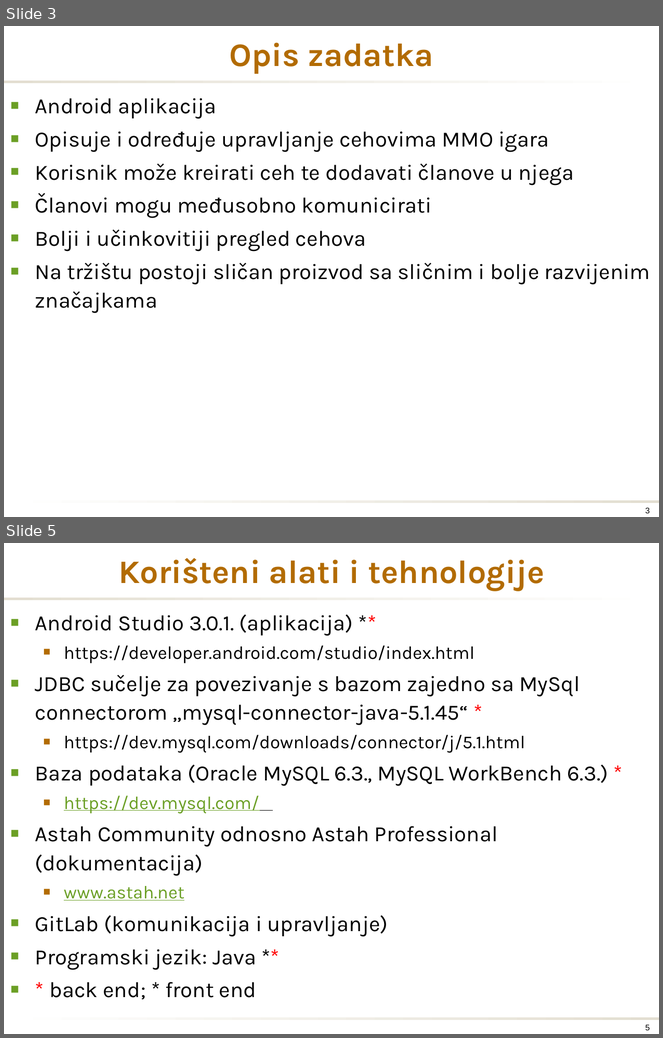
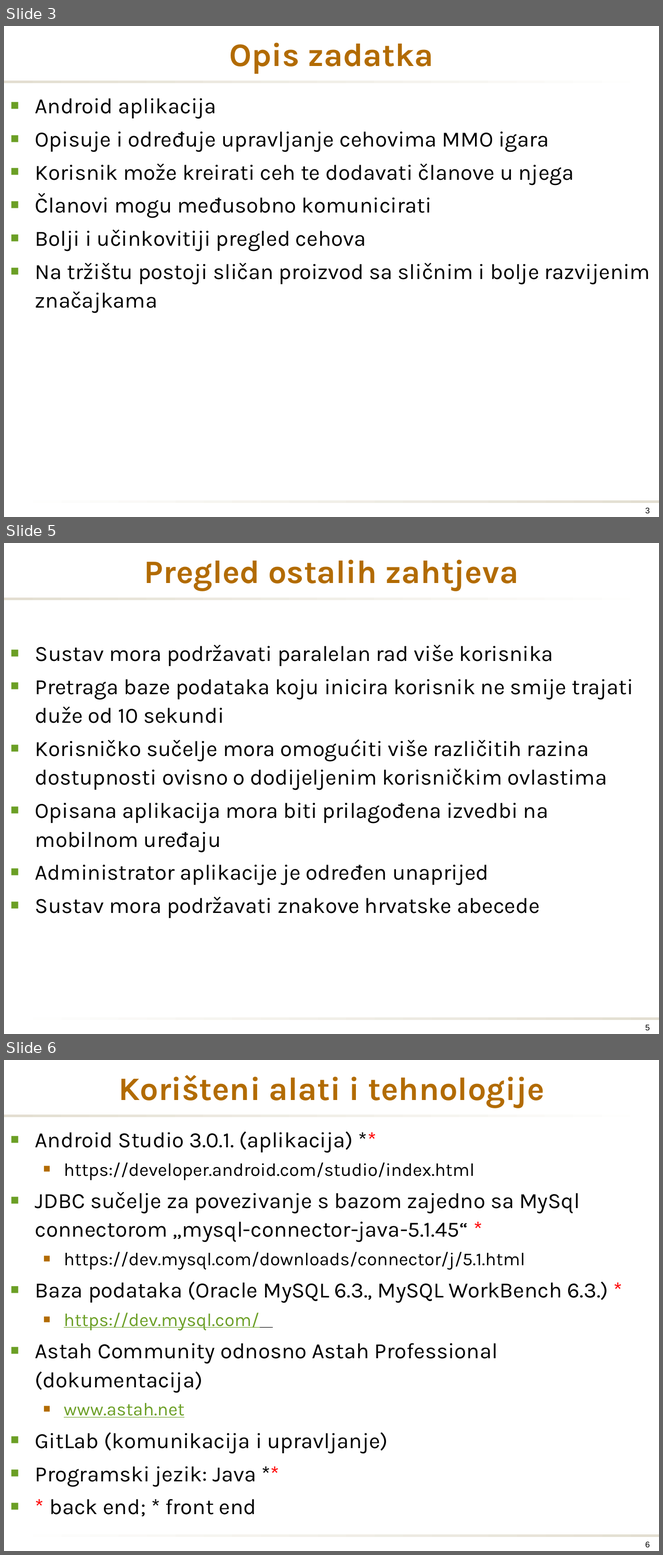
Before and after one commit to warzy96/GuildBuild, a slide deck: PrezentacijaGuildBuild.pptx. Shown one above the other, each under a label of ours: slides 3 and 5 before the commit, slides 3, 5 and 6 after it; the slides between them are not shown. The pictures are 663x1038 and 663x1555 pixels, drawn with LibreOffice and Linux fonts; fonts in the diff are those of the drawing; background and template pictures are left out. Boxes give left, top, right and bottom in pixels: in the first picture for what was removed or moved away, otherwise in the second. Text is boxed around its words. In the diff, an @@ line names an element or a change of style, - is before the commit and + after.

```diff
--- a/PrezentacijaGuildBuild.pptx
+++ b/PrezentacijaGuildBuild.pptx
@@ slide 5 added at (x1=4, y1=543, x2=659, y2=1034), background #FFFFFF; not listed: 2 template elements that a slide beside it also shows @@
@@ title added at (x1=144, y1=560, x2=519, y2=591), 36 pt, text #B26B02, bold @@
+Pregled ostalih zahtjeva
@@ text added at (x1=35, y1=645, x2=634, y2=918), 24 pt, text #000000 @@
+■ Sustav mora podržavati paralelan rad više korisnika
+■ Pretraga baze podataka koju inicira korisnik ne smije trajati duže od 10 sekundi
+■ Korisničko sučelje mora omogućiti više različitih razina dostupnosti ovisno o dodijeljenim korisničkim ovlastima
+■ Opisana aplikacija mora biti prilagođena izvedbi na mobilnom uređaju
+■ Administrator aplikacije je određen unaprijed
+■ Sustav mora podržavati znakove hrvatske abecede
@@ page number added at (x1=646, y1=1025, x2=650, y2=1031), 9 pt, text #000000 @@
+5
@@ what was slide 5 is now slide 6 @@
@@ page number at (x1=646, y1=1542, x2=650, y2=1548): text changed @@
-5
+6
```
Also in this commit, not shown: 1 slide changed.
